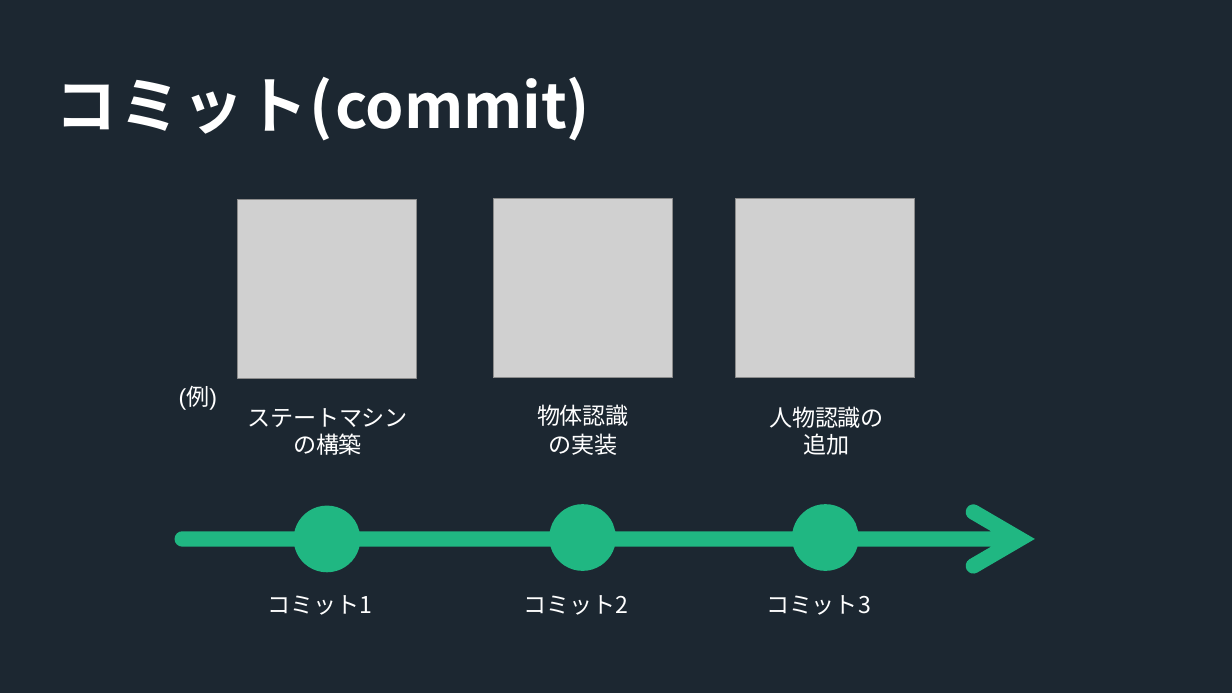
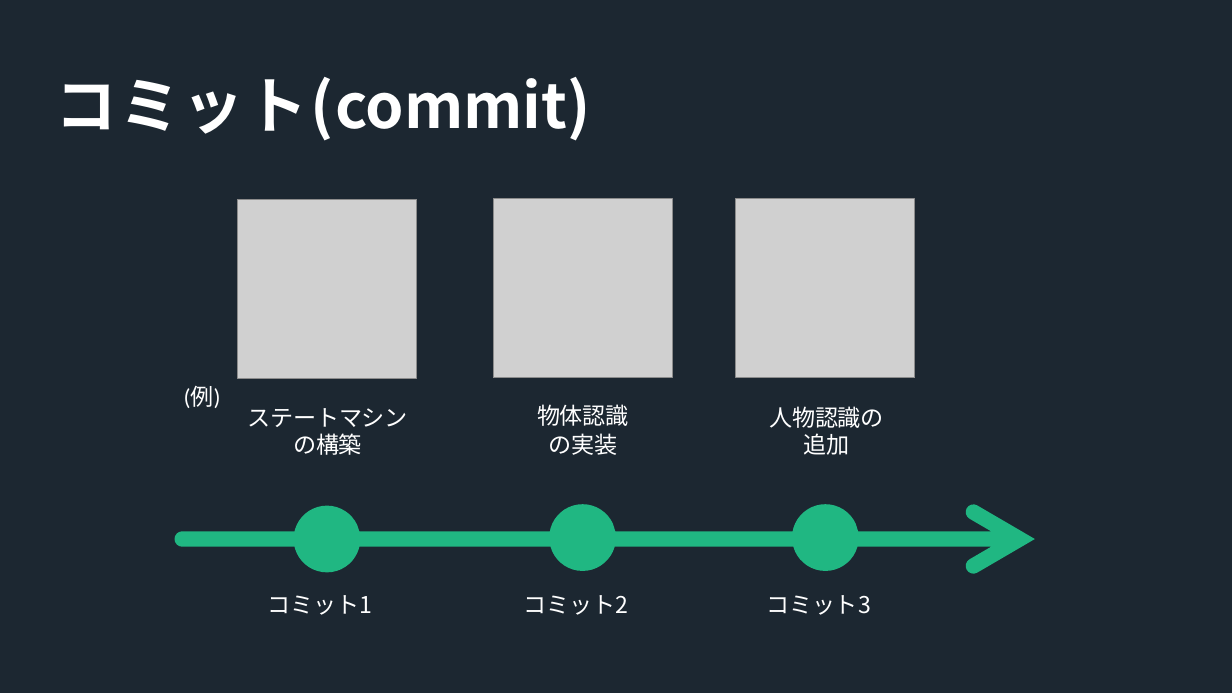
Before and after one commit to Amos2610/Github_training, a slide deck: slide 8 of Github講習会_叩き台.pptx. Drawn at 1232x693 pixels with LibreOffice and Linux fonts; fonts in the diff are those of the drawing; grey boxes stand for pictures. Boxes give left, top, right and bottom in pixels: in the first picture for what was removed or moved away, otherwise in the second. Text is boxed around its words. In the diff, an @@ line names an element or a change of style, - is before the commit and + after.

```diff
--- a/Github講習会_叩き台.pptx
+++ b/Github講習会_叩き台.pptx
@@ text "(例)" at box(184, 386, 221, 408): font Arial to Calibri @@
```
Also in this commit, not shown: 34 other slides changed.
